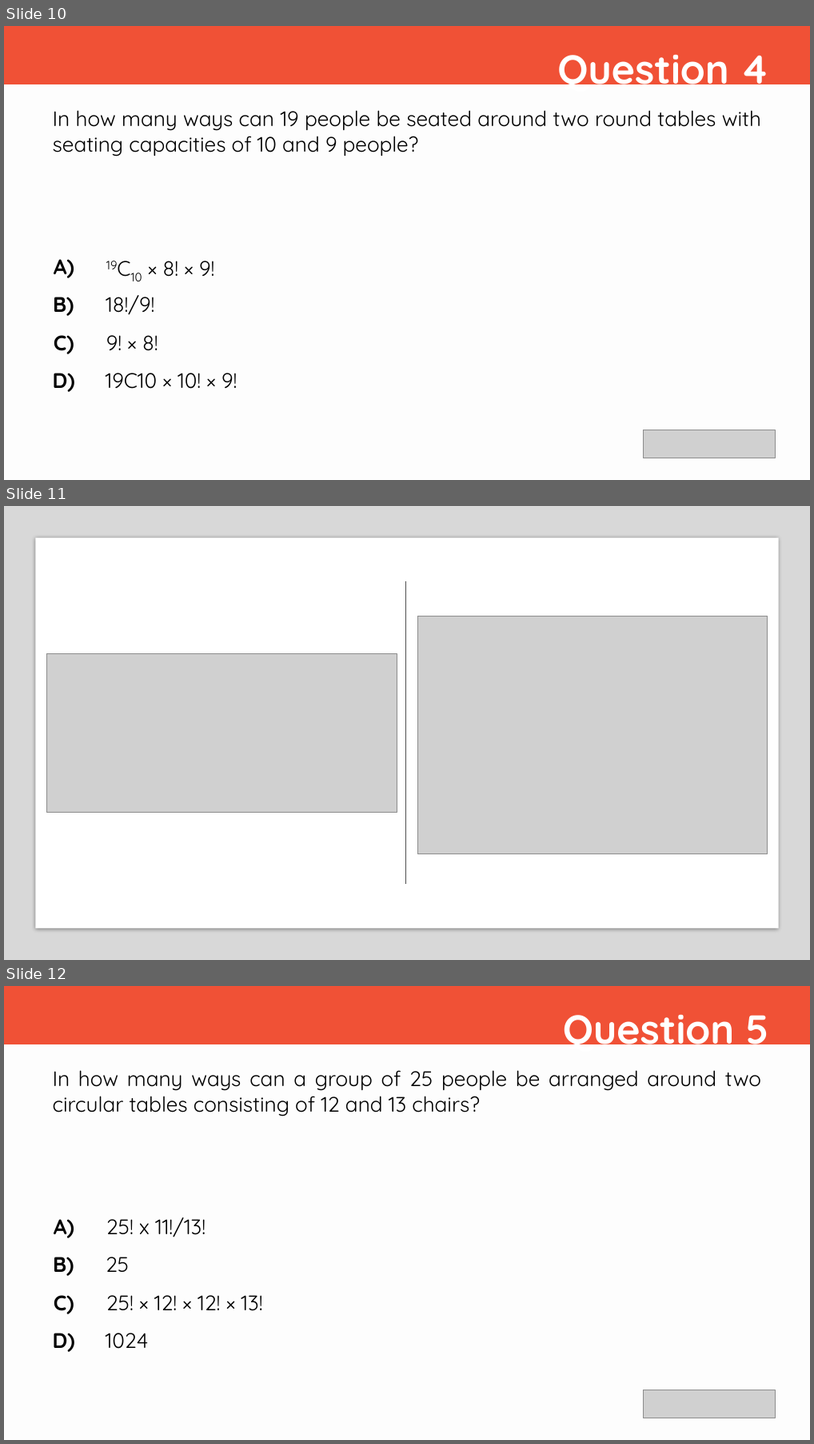
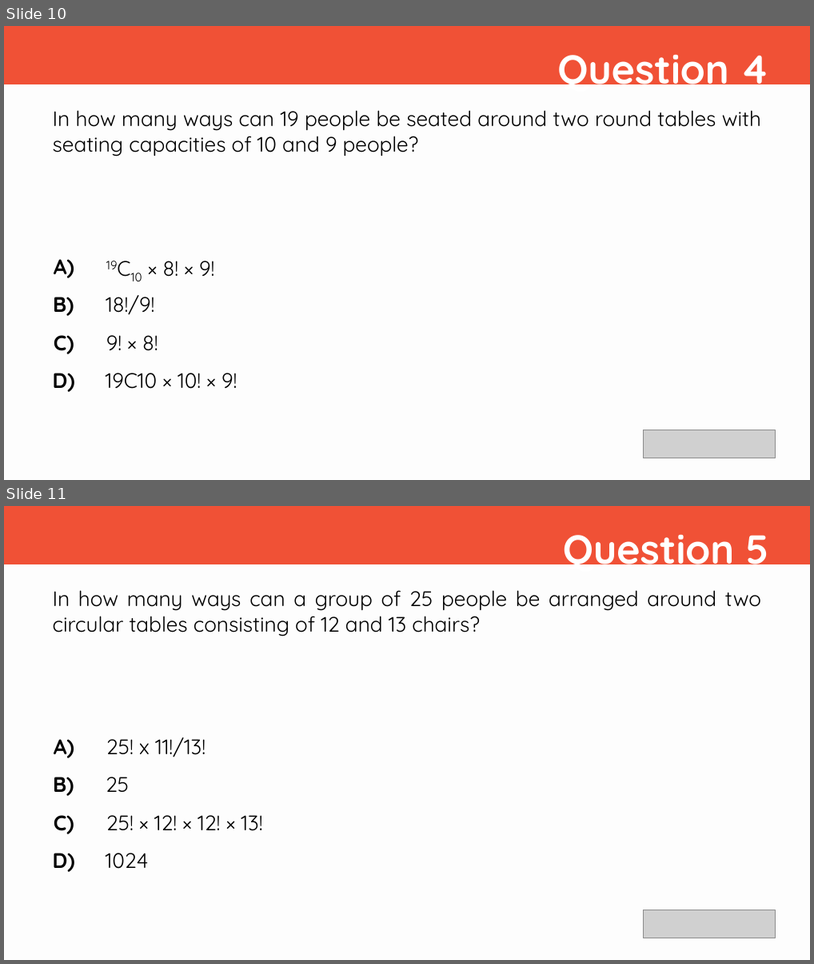
Before and after one commit to PrashanthSingaravelan/winter-semester-2022, a slide deck: STS3022 Soft Skills/reference materials/face /15_Circular_Permutations.pptx. Shown one above the other, each under a label of ours: slides 10, 11 and 12 before the commit, slides 10 and 11 after it. The pictures are 814x1444 and 814x964 pixels, drawn with LibreOffice and Linux fonts; fonts in the diff are those of the drawing; grey boxes stand for pictures. Boxes give left, top, right and bottom in pixels: in the first picture for what was removed or moved away, otherwise in the second. Text is boxed around its words. In the diff, an @@ line names an element or a change of style, - is before the commit and + after.

```diff
--- a/STS3022 Soft Skills/reference materials/face /15_Circular_Permutations.pptx
+++ b/STS3022 Soft Skills/reference materials/face /15_Circular_Permutations.pptx
@@ slide 11 removed at (4, 506, 810, 960), background #FFFFFF @@
@@ rectangle removed at (4, 506, 810, 960) @@
@@ rectangle removed at (35, 538, 779, 928) @@
@@ line removed from (406, 582) to (406, 884) @@
@@ picture removed at (418, 616, 768, 854) @@
@@ picture removed at (46, 654, 397, 812) @@
@@ what was slide 12 is now slide 11 @@
```
Also in this commit, not shown: 1 other slide removed, 26 other files.
